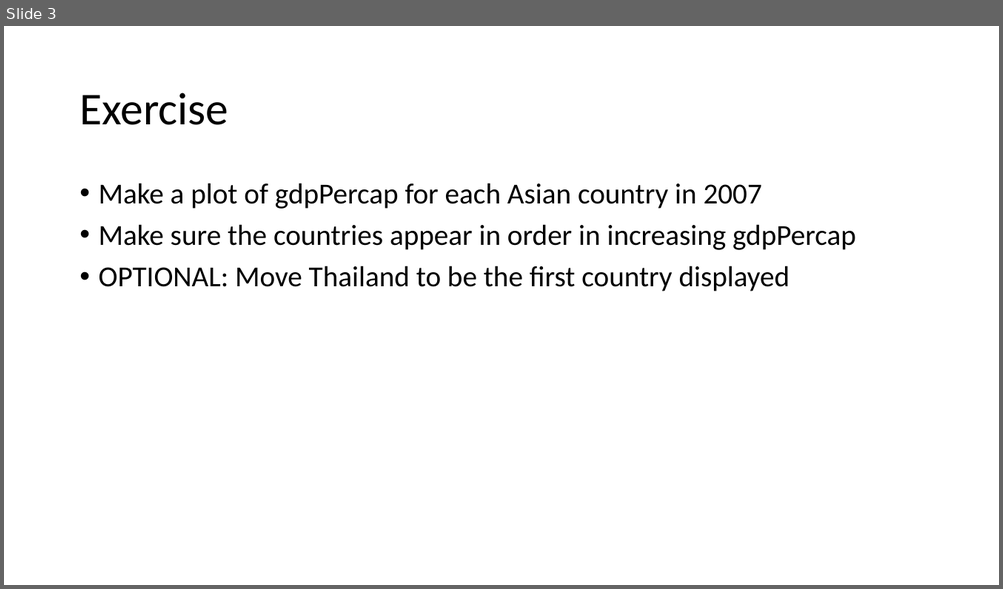
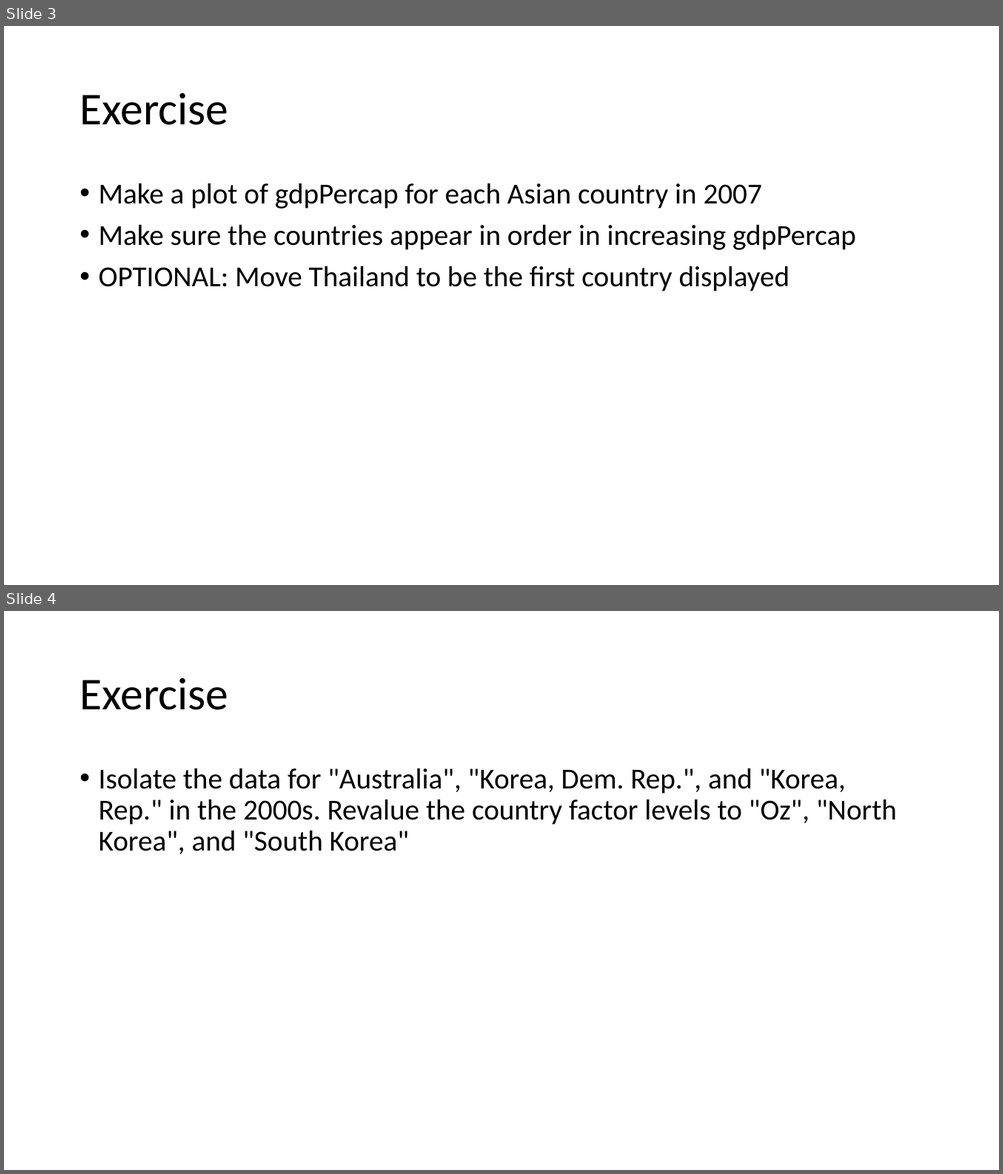
Before and after one commit to nt246/NTRES-6100-data-science, a slide deck: slides/Factors.pptx. Shown one above the other, each under a label of ours: slide 3 before the commit, slides 3 and 4 after it. The pictures are 1003x589 and 1003x1174 pixels, drawn with LibreOffice and Linux fonts; fonts in the diff are those of the drawing. Boxes give left, top, right and bottom in pixels: in the first picture for what was removed or moved away, otherwise in the second. Text is boxed around its words. In the diff, an @@ line names an element or a change of style, - is before the commit and + after.

```diff
--- a/slides/Factors.pptx
+++ b/slides/Factors.pptx
@@ slide 4 added at [4,611,999,1170], background #FFFFFF @@
@@ title added at [79,678,228,710], 44 pt, text #000000 @@
+Exercise
@@ text added at [99,768,896,854], 28 pt, text #000000 @@
+• Isolate the data for "Australia", "Korea, Dem. Rep.", and "Korea, Rep." in the 2000s. Revalue the country factor levels to "Oz", "North Korea", and "South Korea"
```
Also in this commit, not shown: 1 other file.
